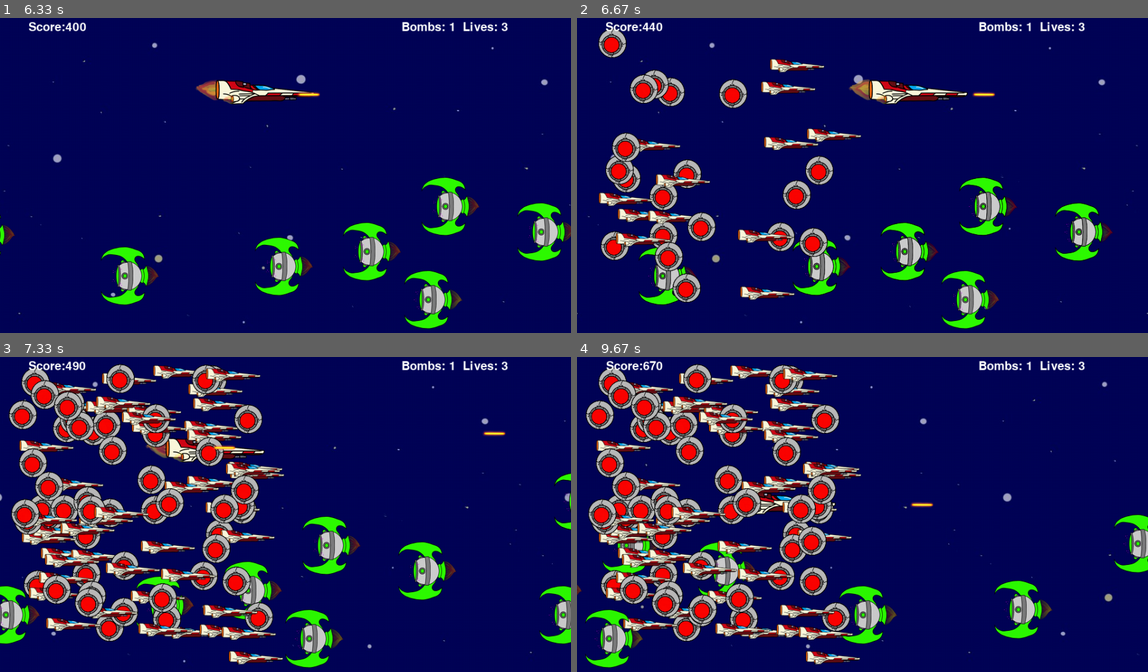
Above: before the commit, frames 1-4 (two rows, left to right).
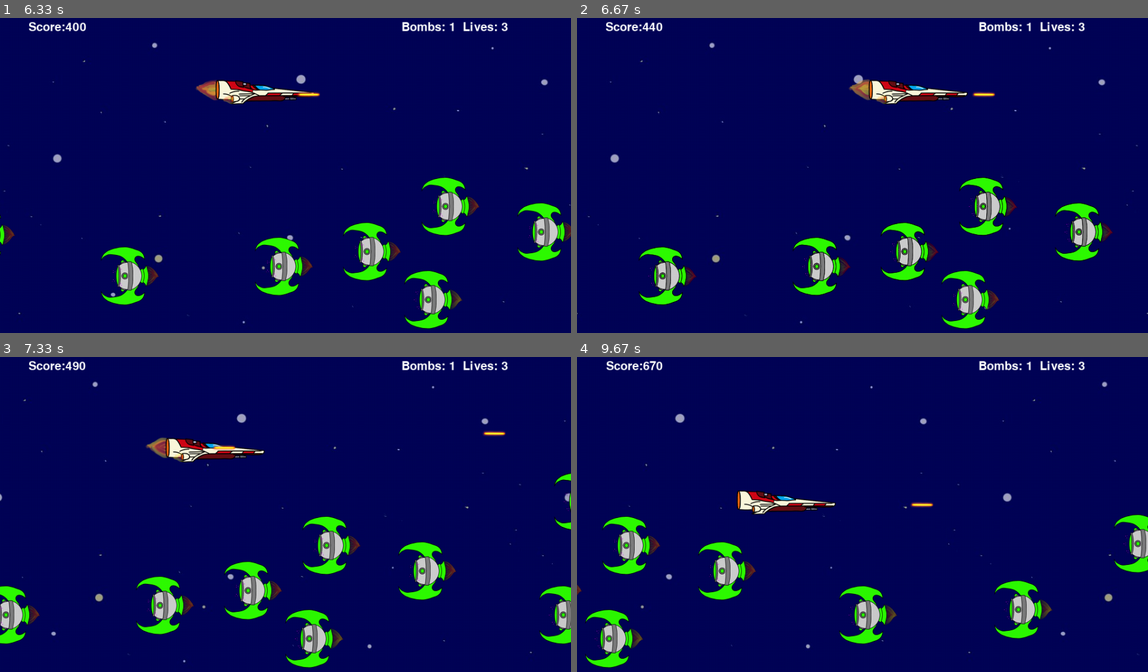
Above: after the commit, the same moments.

Repository: Demi-hero/UoN_Game_Project
Game: pygame game, started from Main.py
The game is run twice, just before and just after one commit, with the same random seed, the same clock (stepped at 60 frames per second) and the same inputs.
Inputs:
- Up to frame 1 (6.33 s): tap Space at 0.33, 1.28, 1.62, 1.92, 2.12, 2.42, 2.68, 3.02, 3.32, 3.45, 3.85, 4.15, 4.52, 4.92, 5.22, 5.42, 5.72, 5.92, 6.25 s; hold Right 0.67-1.13 s; hold Up 1.22-1.52 s; hold Right 1.55-2.02 s; hold Left 2.05-2.58 s; hold Down 2.62-2.92 s; hold Left 2.95-3.35 s; hold Up 3.38-3.75 s; hold Right 3.78-4.42 s; hold Down 4.45-4.82 s; hold Left 4.85-5.32 s; hold Right 5.35-5.82 s; hold Up 5.85-6.15 s; hold Right from 6.18 s (still down)
- Up to frame 2 (6.67 s): tap Space at 6.55 s; release Right at 6.65 s
- Up to frame 3 (7.33 s): hold Left 6.68-7.22 s; tap Space at 6.75, 7.05, 7.32 s; hold Down from 7.25 s (still down)
- Up to frame 4 (9.67 s): release Down at 7.55 s; hold Left 7.58-7.98 s; tap Space at 7.65, 7.95, 8.08, 8.48, 8.78, 9.15, 9.55 s; hold Up 8.02-8.38 s; hold Right 8.42-9.05 s; hold Down 9.08-9.45 s; hold Left from 9.48 s (still down)

Frame 1 is identical in both runs. In frame 2, 9.0% of the frame differs, in the area x 3-50%, y 3-91%; in frame 3, 21%; in frame 4, 22%, in the area x 1-50%, y 2-98%.

Commit message:
Power Ups Collectable
Powerups now disapear on player collision

Diff:
--- a/Main.py
+++ b/Main.py
@@ -35,7 +35,6 @@
         Alien1 = gd.Alien()
         # AlienSmart = gd.AlienSmart()
         # AlBullet = gd.AlBullet()
-        power_up = gd.PowerUp()
         Tokens = [Player1, Bullet1, Alien1]
 
 
@@ -45,8 +44,7 @@
         # main game loop
         while self.running:
             # taking the player input, passing to event handler
-            print(self.starttime)
-            if (time.time() - self.starttime)//1 == 3:
+            if (time.time() - self.starttime)//1 == 10 and len(self.power_ups) == 0:
                 self.new_powerup()
                 print("Power up baby")
             for event in pyg.event.get():
@@ -69,6 +67,10 @@
                     gd.expl = gd.Explosion(hit.rect.center, 'lg')
                     gd.all_sprites.add(gd.expl)
                     gd.new_alien()
+
+                hits = pyg.sprite.spritecollide(gd.player, self.power_ups, True)
+                for hit in hits:
+                    print("Power up collected")
 
                 # check to see if a mob hit the player
                 hits = pyg.sprite.spritecollide(gd.player, gd.aliens, True, pyg.sprite.collide_circle)
